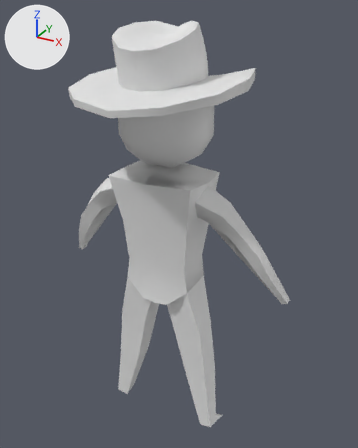
What one commit did to the FBX model Assets/Art/Model/gardener/gardener.fbx.
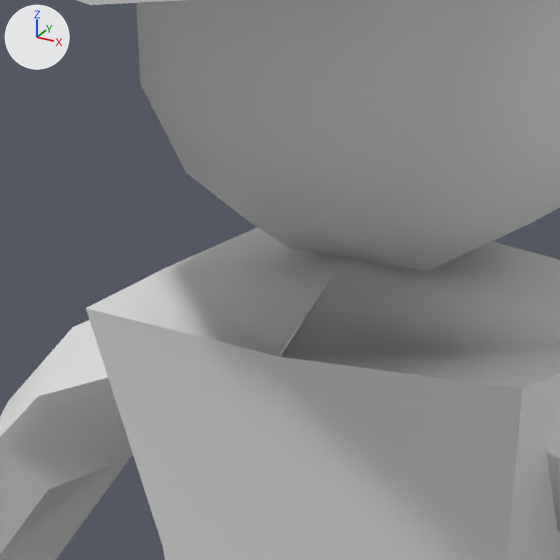
Old and new are each drawn whole from a camera (50 mm lens) standing at (1.18, -2.01, 2.21) and looking at (0.04, 0.07, 1.16) and again close up on the part from 26% to 55% of the width and 26% to 50% of the height. The lights are fixed; the arrows at upper left show +X, +Y and +Z. Where no turn or scale is listed for an object, it has been applied to the vertices. Vertices at the same position are counted once.

Objects in the first close-up: 'Gardener'.
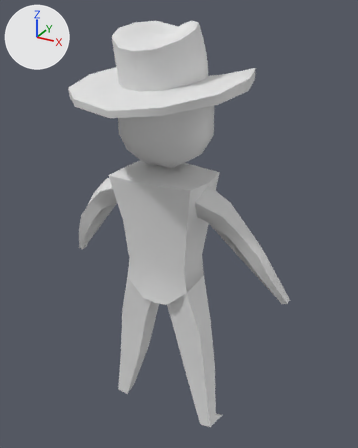
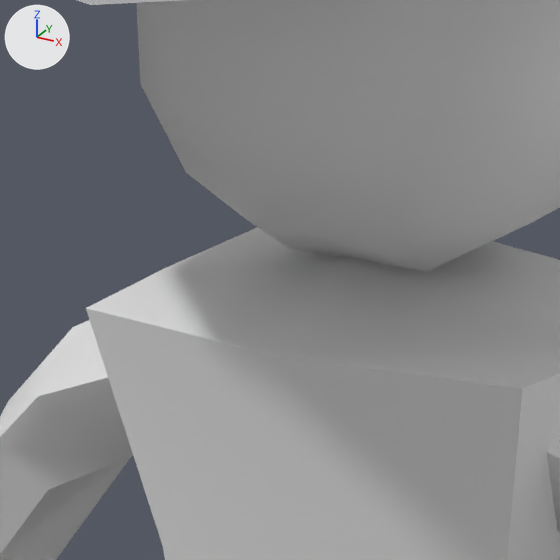
Changed parts and their boxes [x1, y1, x2, y2] in the close-ups (560 x 560 px):
part 1 of me_mesh, deleted
    before: [280, 267, 340, 356]

What changed in the scene script:
```text
Change me_mesh:
    where me_mesh.from_pydata(...)  # 490 vertices, 494 faces; spans x -0.65..0.65, y -0.44..0.44, z 0.0..2.15
    used by ob_gardener; location = (0.0, 0.0, 0.0)
    verts and faces of me_mesh; kept vertices keep their numbers, new ones are numbered from 490
    before: 377 (0.0, -0.08, 1.51) at pixel (342, 262), 381 (0.0, -0.18, 1.46) at pixel (283, 347), 398 (0.0, -0.19, 1.45) at pixel (279, 356)
    me_mesh part 1
    add delete_vertices([381])  # with the faces that use them
```
